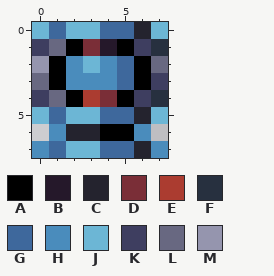
File history of a pixel-art sprite, Assets/Textures/SuitAddons/PhazonSuit/PhazonSuitTile.png. The first picture shows the starting point.
The file is 16x16 pixels, drawn in blocks of 2x2; one block is one cell here. Colours within 5 levels of each other are drawn and written as one.
Palette (. is transparent): A #000000  B #25182a  C #24232e  D #7a2e37  E #ab3c30  F #27303f  G #3e689c  H #4a8cbc  J #6cb6d5  K #3e3e60  L #686881  M #9595ae
The result:
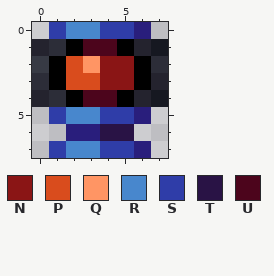
Colours new in this view: N #8a1515  P #d94c1d  Q #ff9564  R #4887cd  S #2f3da8  T #291345  U #4c051c
From old to new:
@@ palette @@
-C #24232e
+C #291e7c
-F #27303f
+F #161821
-K #3e3e60
+K #24232e
-L #686881
+L #2c2d38
-M #9595ae
+M #373a44
@@ x 0..7 @@
-0 JGJJGGCJ
-1 KLADBAKF
-2 MAHJHGAL
-3 LAHHHGAK
-4 KLAEDAKF
-5 JGJJGGCJ
-6 .HCCAAH.
-7 HGJJGGCH
+0 .SRRSSC.
+1 KLAUUAKF
+2 MAPQNNAL
+3 LAPPNNAK
+4 KLAUUAKF
+5 .SRRSSC.
+6 ..CCTT..
+7 .SRRSSC.
